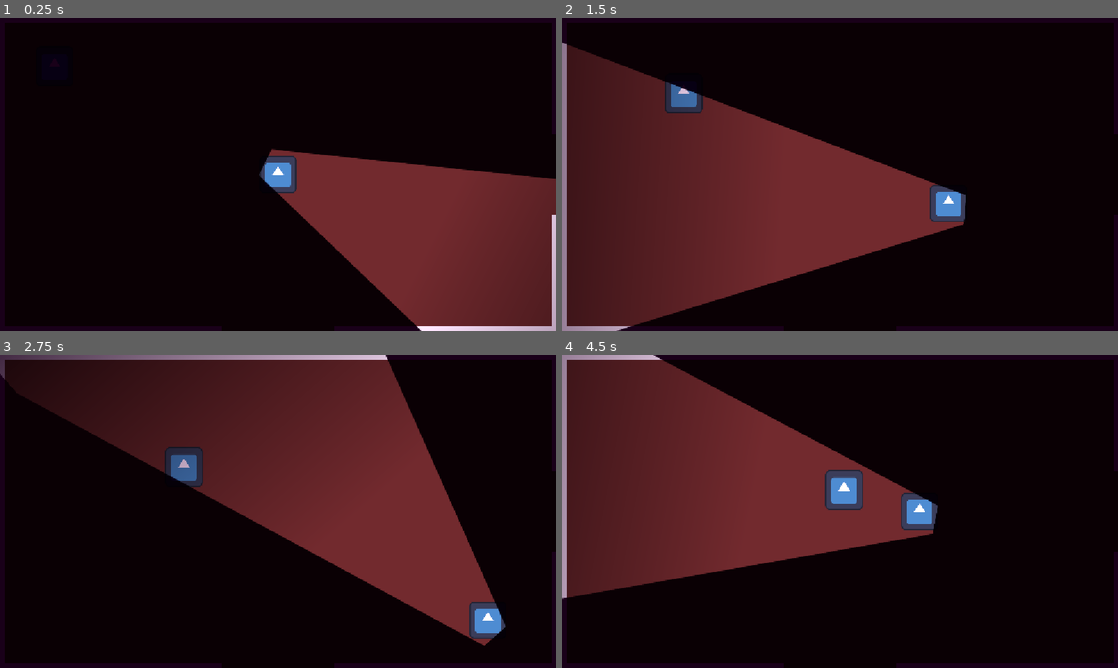
Above: before the commit, frames 1-4 (two rows, left to right).
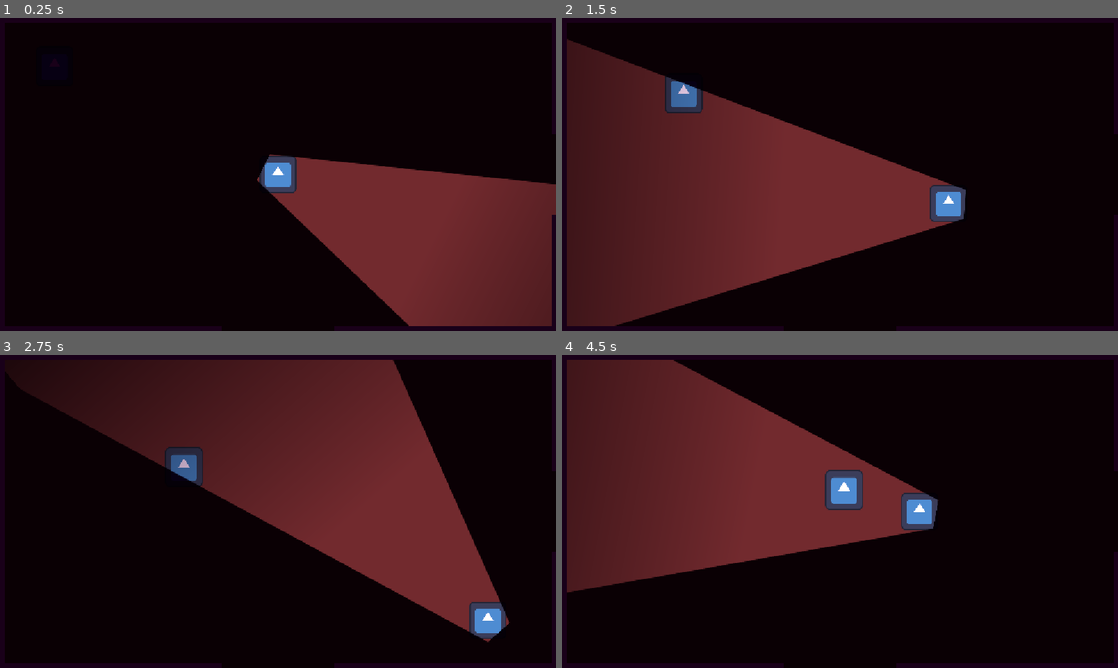
Above: after the commit, the same moments.

Repository: noelle-byte/invasion-game
Game: Godot game, scene res://scenes/house.tscn
The game is run twice, just before and just after one commit, with the same random seed, the same clock (stepped at 60 frames per second) and the same inputs. The engine's default icon, where the game draws it, is replaced by a stand-in: a white triangle on a blue panel in a dark square.
Inputs (mouse positions are in pixels of both pictures, inside the frame that each line leads up to):
- Up to frame 1 (0.25 s): no input
- Up to frame 2 (1.5 s): tap Enter at 0.5 s; move the mouse to (962, 158) at 0.52 s; hold Right (ui_right) 0.53-1.28 s; move the mouse to (728, 190) at 1.27 s; hold Down (ui_down) from 1.28 s (still down)
- Up to frame 3 (2.75 s): move the mouse to (333, 442) at 2.02 s; release Down (ui_down) at 2.03 s; hold Right (ui_right) from 2.03 s (still down)
- Up to frame 4 (4.5 s): move the mouse to (812, 574) at 2.77 s; release Right (ui_right) at 2.78 s; hold Up (ui_up) 2.78-3.53 s; move the mouse to (1006, 558) at 3.52 s; hold Left (ui_left) from 3.53 s (still down); move the mouse to (673, 464) at 4.27 s

The runs differ from the first frame. In frame 1, 2.2% of the frame differs, in the area x 46-100%, y 41-100%; in frame 2, 3.4%; in frame 3, 3.7%, in the area x 0-92%, y 0-93%; in frame 4, 3.0%.

Commit message:
the walls block light now

Diff:
--- a/scenes/player.tscn
+++ b/scenes/player.tscn
@@ -22,6 +22,7 @@
 script = ExtResource("3_qhqgy")
 
 [node name="flashlight" type="PointLight2D" parent="FlashlightPivot" unique_id=2105479666]
-position = Vector2(575, -31)
 scale = Vector2(1.086821, 1)
+shadow_enabled = true
 texture = ExtResource("4_dqkch")
+offset = Vector2(530, -20)
--- a/scenes/wall.tscn
+++ b/scenes/wall.tscn
@@ -2,6 +2,9 @@
 
 [sub_resource type="RectangleShape2D" id="RectangleShape2D_d7po0"]
 size = Vector2(1152, 10)
+
+[sub_resource type="OccluderPolygon2D" id="OccluderPolygon2D_vesw4"]
+polygon = PackedVector2Array(-576, -5, 576, -5, 576, 5, -576, 5)
 
 [node name="wall" type="StaticBody2D" unique_id=300052247]
 
@@ -11,3 +14,6 @@
 
 [node name="CollisionShape2D" type="CollisionShape2D" parent="." unique_id=2000211948]
 shape = SubResource("RectangleShape2D_d7po0")
+
+[node name="LightOccluder2D" type="LightOccluder2D" parent="." unique_id=3256454]
+occluder = SubResource("OccluderPolygon2D_vesw4")
